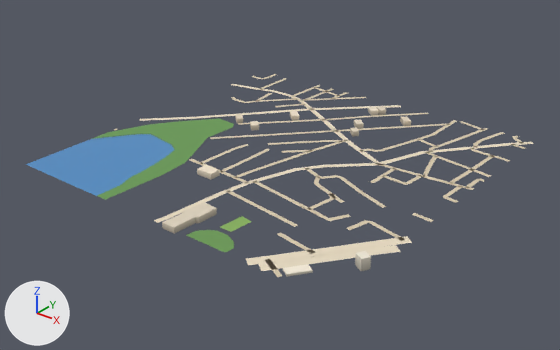
Before and after pictures for a commit that changed the glTF model public/assets/bengaluru-region-v1/tiles/t-13_-25-l1.glb.
Rendered twice from a 50 mm lens placed at (-5648.0, -13022.0, 440.0), pointed at (-6248.0, -12271.0, -26.0). Arrows for +X, +Y and +Z are at lower left; the lights stay in place. The first picture is the older version.

Objects in the first picture: 'building', 'ground', 'water'.
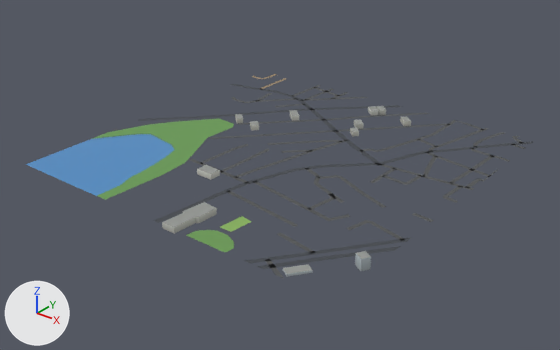
What differs and where, as boxes (x1, y1, x2, y2) in the pictures (560 x 350 px; the box of a moved part takes in the faces that stretch with it):
'ground', reshaped: before (92, 74, 534, 277); after (92, 74, 534, 279)
part 1 of me_building, recoloured: (162, 106, 411, 277) in both
part 2 of me_ground, rebuilt (10% shorter): before (246, 236, 412, 265); after (244, 237, 412, 263)
part 3 of me_ground, rebuilt (11% shorter): before (258, 245, 401, 271); after (257, 246, 401, 269)
part 4 of me_ground, reshaped: before (231, 74, 534, 277); after (231, 74, 534, 279)
part 5 of me_ground, moved or reshaped: before (154, 217, 167, 223); after (153, 217, 167, 223)
part 6 of me_ground, recoloured: (149, 76, 527, 274) in both

Diff of the bpy script that builds the scene:
```diff
--- a/public/assets/bengaluru-region-v1/tiles/t-13_-25-l1.glb.py
+++ b/public/assets/bengaluru-region-v1/tiles/t-13_-25-l1.glb.py
@@ me_building @@
 # used by ob_building; location = (-6500.0, -12500.0, 0.0)
-me_building.from_pydata(...)  # 104 vertices, 132 faces; spans x 110.0..498.0, y -5.0..468.0, z 0.0..15.0
+me_building.from_pydata(...)  # 104 vertices, 160 faces; spans x 110.0..498.0, y -5.0..468.0, z 0.0..15.0
+# me_building part 1: 132 kept faces spanning x 110.0..498.0, y -5.0..468.0, z 0.0..15.0 get new vertex colours
+# edits to the shape of me_building do not show in these pictures
 me_building.materials.append(mat_building)
@@ me_ground @@
 # used by ob_ground; location = (-6500.0, -12500.0, 0.0)
 # verts and faces of me_ground; kept vertices keep their numbers, new ones are numbered from 778
 # before: 758 (258.0, 12.0, 1.0) at pixel (167, 219), 759 (250.0, 13.0, 1.0) at pixel (163, 217), 760 (255.0, -1.0, 1.0) at pixel (157, 222), 761 (247.0, 1.0, 1.0) at pixel (153, 220)
-me_ground.from_pydata(...)  # 778 vertices, 706 faces; spans x -3.0..506.0, y -4.0..503.0, z 1.0
+me_ground.from_pydata(...)  # 804 vertices, 726 faces; spans x 0.0..500.0, y 0.0..500.0, z 1.0
+# me_ground part 2: the loose piece of 18 vertices spanning x 384.0..506.0, y -4.0..152.0, z 1.0 is rebuilt with 18 vertices and now spans x 385.0..500.0, y 0.0..154.0, z 1.0
+# me_ground part 3: the loose piece of 16 vertices spanning x 402.0..506.0, y -4.0..128.0, z 1.0 is rebuilt with 16 vertices and now spans x 404.0..500.0, y 0.0..129.0, z 1.0
+# me_ground part 4
+# 19 vertices are removed from x 22.0..501.0, y 3.0..503.0, z 1.0
+# 36 faces are deleted
+# 7 vertices in x 1.0..501.0, y 174.0..414.0, z 1.0 move by (-1.0, 0.0, 0.0)
+# 5 vertices in x -1.0..499.0, y 261.0..415.0, z 1.0 move by (1.0, 0.0, 0.0)
+# 4 vertices in x 225.0..291.0, y 453.0..497.0, z 1.0 move by (3.0, 3.0, 0.0)
+# 3 vertices in x 205.0..402.0, y 131.0..423.0, z 1.0 move by (1.0, 1.0, 0.0)
+# 3 vertices in x 429.0..476.0, y 499.0, z 1.0 move by (-6.0, 1.0, 0.0)
+# 17 vertices move from x 22.0..503.0, y -3.0..503.0, z 1.0 to x 20.0..500.0, y 0.0..500.0, z 1.0
+# 44 vertices are added at x 0.0..500.0, y 0.0..500.0, z 1.0
+# 55 new faces join them
+# me_ground part 5
+delete_vertices([760])  # with the faces that use them
+verts[761] = (255.0, 0.0, 1.0)  # moved, pixel (158, 222)
+verts[825] = (247.0, 0.0, 1.0)  # pixel (153, 220)
+faces += [(759, 825, 761)]
+# me_ground part 6: 458 kept faces spanning x 0.0..500.0, y 0.0..500.0, z 1.0 get new vertex colours; the middle colour goes from beige #d7c9ae to dark grey #535556
+# other edits to the shape of me_ground do not show in these pictures
 me_ground.materials.append(mat_ground)
```
